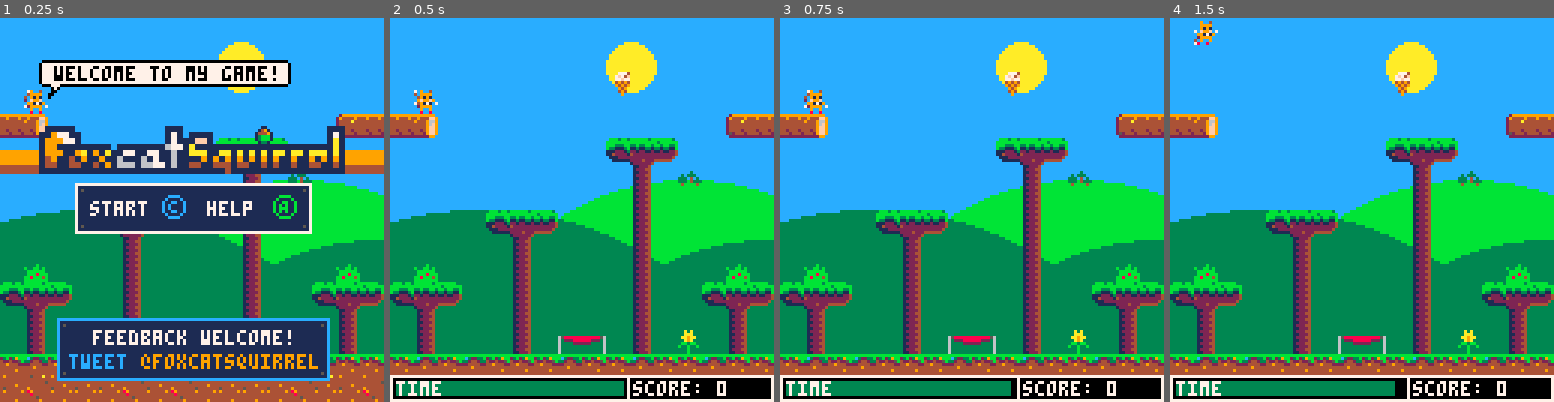
Above: before the commit, frames 1-4 (left to right).
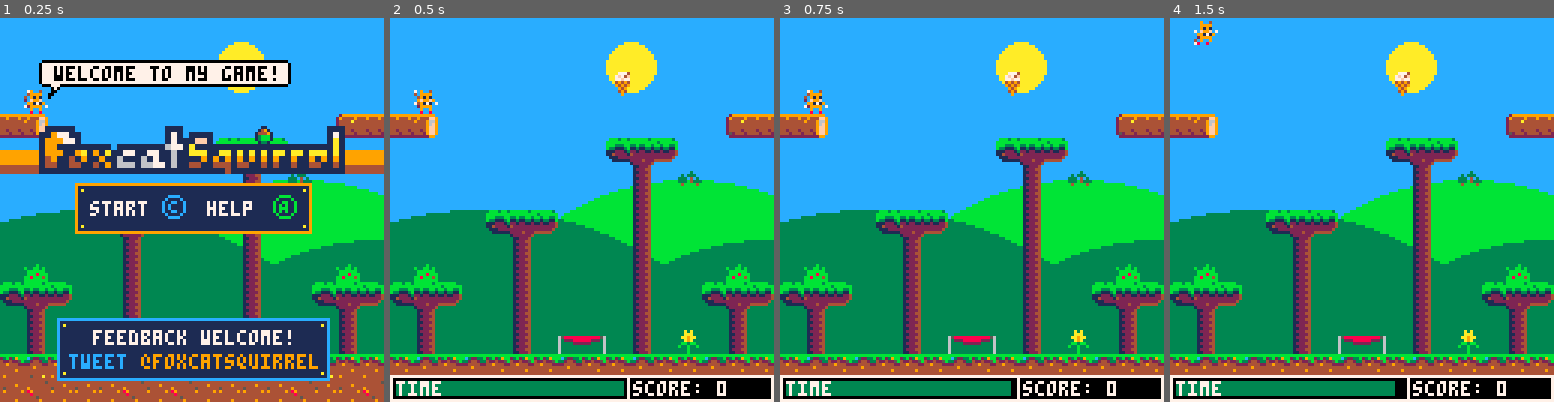
Above: after the commit, the same moments.

Repository: daddynewts/foxcatsquirrel
Game: PICO-8 cartridge foxcatsquirrel.p8
The game is run twice, just before and just after one commit, with the same random seed, the same clock (stepped at 60 frames per second) and the same inputs.
Inputs:
- Up to frame 1 (0.25 s): no input
- Up to frame 2 (0.5 s): tap X (X key) at 0.33 s
- Up to frame 3 (0.75 s): tap O (Z key) at 0.7 s
- Up to frame 4 (1.5 s): tap X (X key) at 1.07 s

The runs differ from the first frame. In frame 1, 1.2% of the frame differs, in the area x 16-85%, y 42-93%; in frame 2, nothing differs; in frame 3, nothing differs; in frame 4, nothing differs.

Commit message:
Menu screen update
Changed rivet and box colours

Diff:
--- a/foxcatsquirrel.p8
+++ b/foxcatsquirrel.p8
@@ -879,13 +880,13 @@
 
  -- control bg box
  rectfill(25,55,103,71,1)
- rect(25,55,103,71,7)
+ rect(25,55,103,71,9)
 
  -- rivets
- pset(27,57,5)
- pset(27,69,5)
- pset(101,57,5)
- pset(101,69,5)
+ pset(27,57,10)
+ pset(27,69,10)
+ pset(101,57,10)
+ pset(101,69,10)
 
  print("start",30,61,7)
  -- print("press    to start",29,61,7)
@@ -906,10 +907,10 @@
  rect(19,100,109,120,12)
 
  -- rivets
- pset(21,102,5)
- pset(107,102,5)
- pset(21,118,5)
- pset(107,118,5)
+ pset(21,102,10)
+ pset(107,102,10)
+ pset(21,118,10)
+ pset(107,118,10)
 
  print("feedback welcome!",31,104,7)
  print("tweet",23,112,12)
